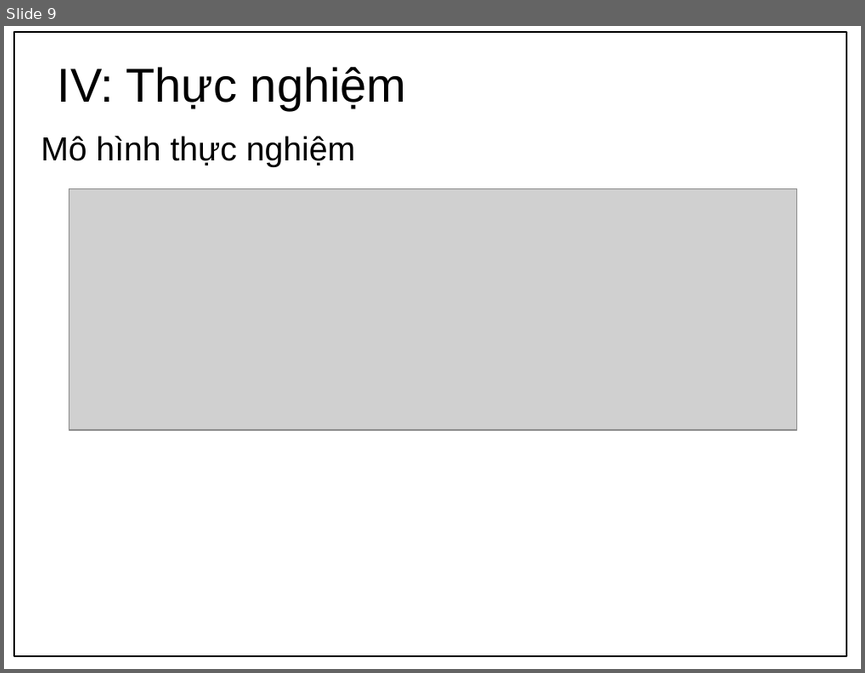
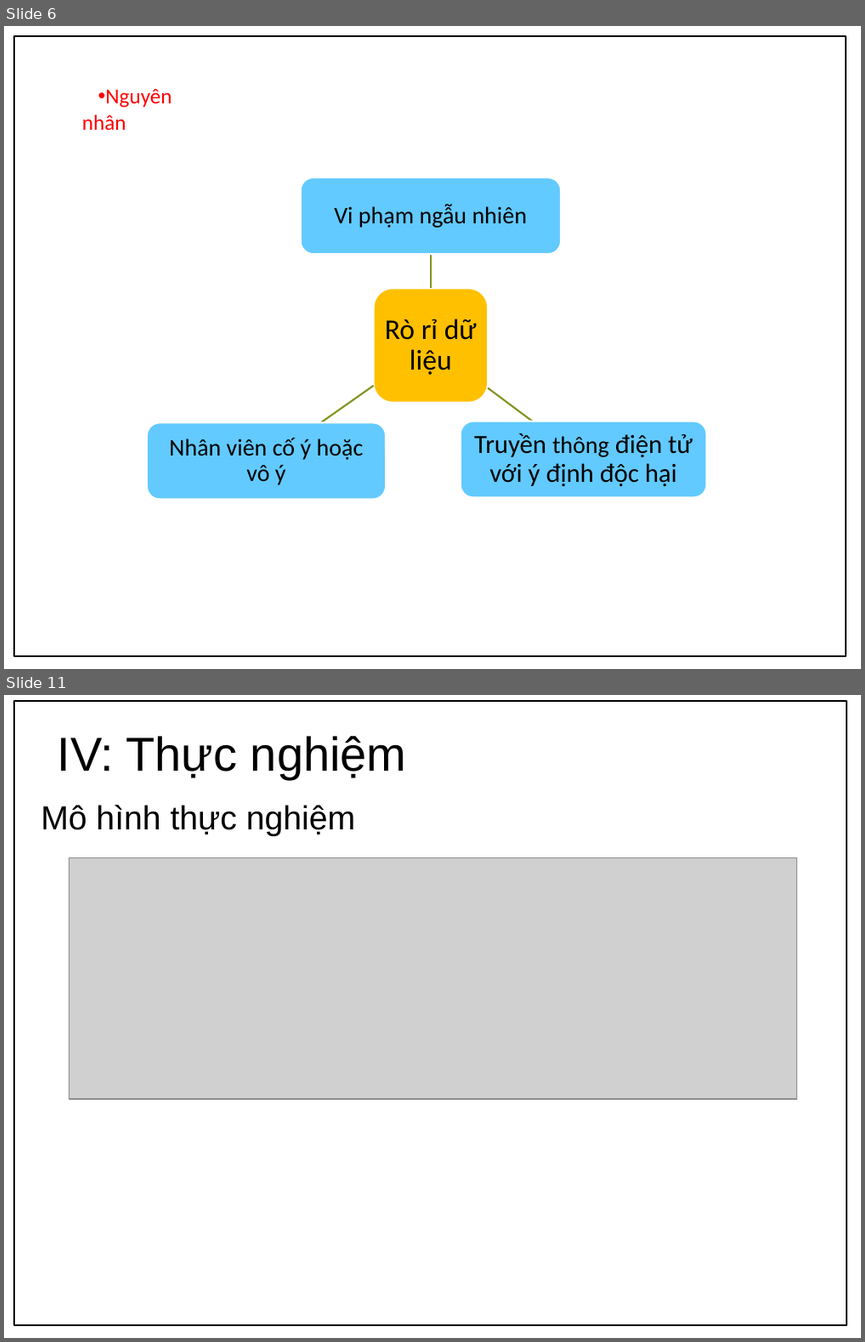
Before and after one commit to apkadmin/doan, a slide deck: Kỹ-thuật-khai-thác-giao-thức-Network-Time.pptx. Shown one above the other, each under a label of ours: slide 9 before the commit, slides 6 and 11 after it; the slides between them are not shown. The pictures are 865x673 and 865x1342 pixels, drawn with LibreOffice and Linux fonts; fonts in the diff are those of the drawing; grey boxes stand for pictures; background and template pictures are left out. Boxes give left, top, right and bottom in pixels: in the first picture for what was removed or moved away, otherwise in the second. Text is boxed around its words. In the diff, an @@ line names an element or a change of style, - is before the commit and + after.

```diff
--- a/Kỹ-thuật-khai-thác-giao-thức-Network-Time.pptx
+++ b/Kỹ-thuật-khai-thác-giao-thức-Network-Time.pptx
@@ slide 6 added at (4, 26, 861, 669), background picture (left out) @@
@@ rectangle added at (14, 36, 846, 656), outline #000000 1.5 pt @@
@@ text added at (82, 89, 171, 130), 18 pt, text #FF0000 @@
+• Nguyên nhân
@@ group added at (147, 177, 707, 499): 4 rounded rectangles, 4 texts, 3 freeform shapes @@
+Rò rỉ dữ liệu
+Vi phạm ngẫu nhiên
+Truyền thông điện tử với ý định độc hại
+Nhân viên cố ý hoặc vô ý
@@ what was slide 9 is now slide 11 @@
```
Also in this commit, not shown: 6 slides changed, 3 other slides added, 2 slides removed, 39 other files.
